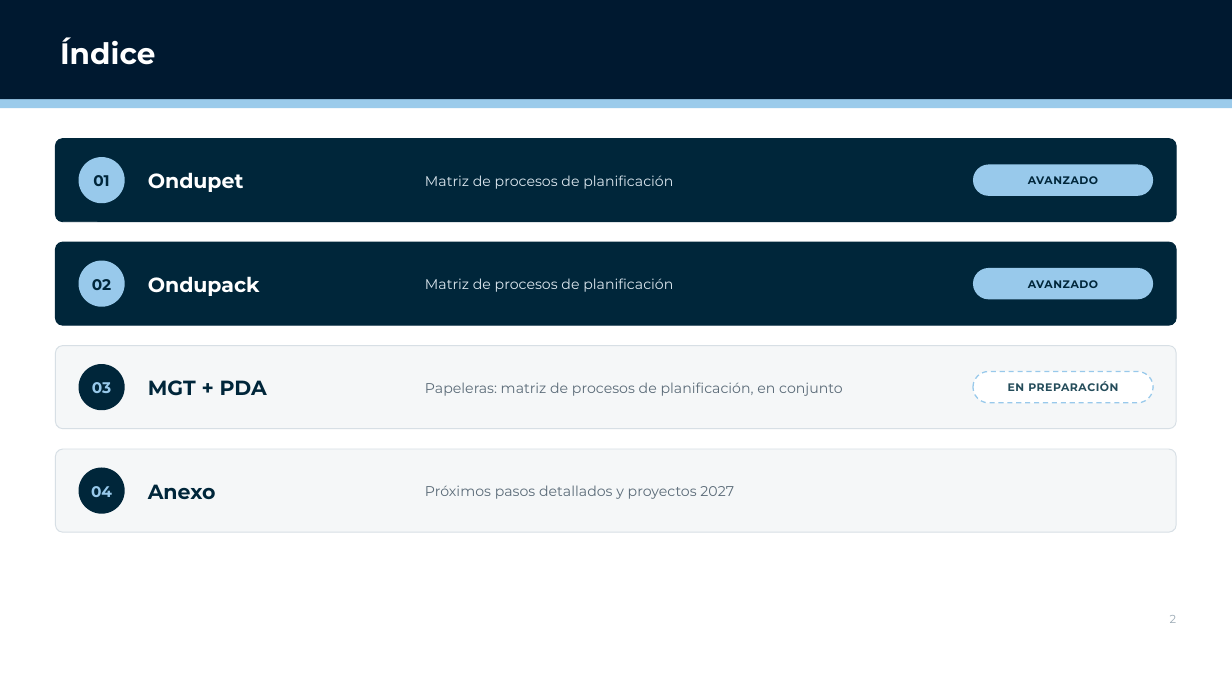
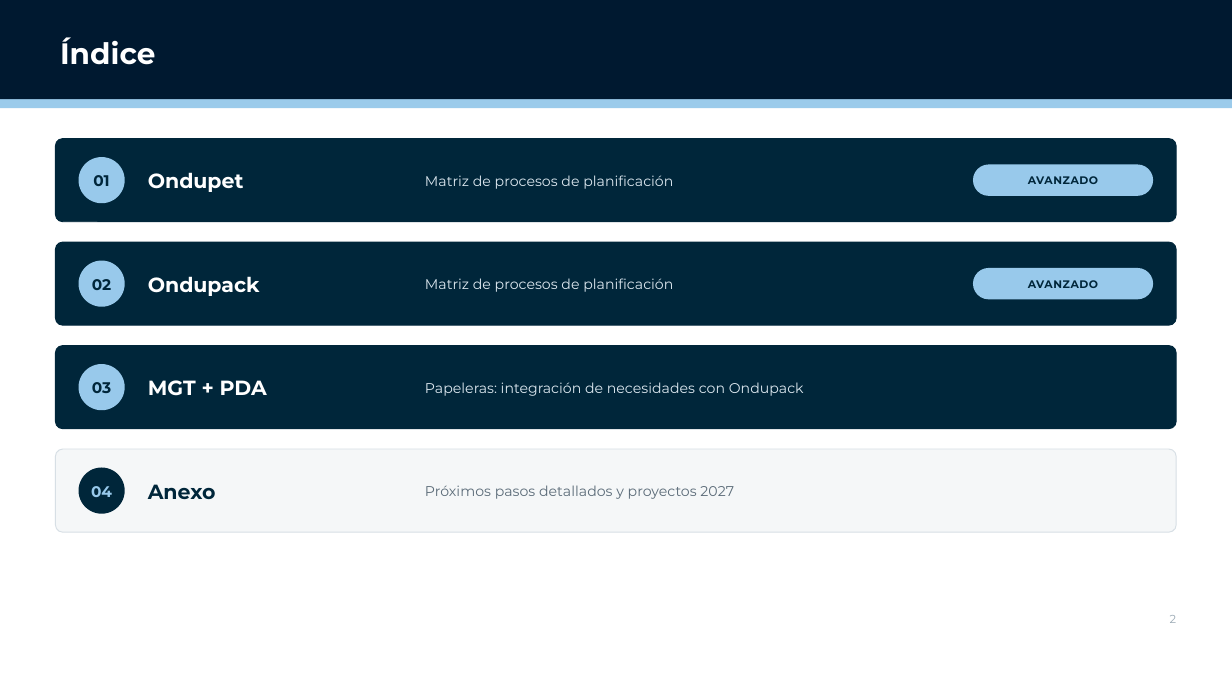
Before and after one commit to Enrique24799/AGSA, a slide deck: slide 2 of presentaciones/Planificacion_Packaging_CL.pptx. Drawn at 1232x693 pixels with LibreOffice and Linux fonts; fonts in the diff are those of the drawing; background and template pictures are left out. Boxes give left, top, right and bottom in pixels: in the first picture for what was removed or moved away, otherwise in the second. Text is boxed around its words. In the diff, an @@ line names an element or a change of style, - is before the commit and + after.

```diff
--- a/presentaciones/Planificacion_Packaging_CL.pptx
+++ b/presentaciones/Planificacion_Packaging_CL.pptx
@@ rounded rectangle at [55, 346, 1177, 429]: fill #F5F7F8 to #00263A; outline #D7DFE5 0.75 pt to #00263A 0.75 pt @@
@@ text "MGT + PDA" at [148, 380, 267, 396]: text colour #00263A to #FFFFFF @@
@@ ellipse "03" at [79, 364, 125, 410]: text colour #98C9EB to #00263A; fill #00263A to #98C9EB @@
@@ text at [425, 382, 804, 396]: text changed; text colour #5B6B78 to #DCE7EF @@
-Papeleras: matriz de procesos de planificación, en conjunto
+Papeleras: integración de necesidades con Ondupack
@@ rounded rectangle removed at [973, 372, 1153, 403] @@
-EN PREPARACIÓN
```
Also in this commit, not shown: 4 other slides changed, 2 slides added.
